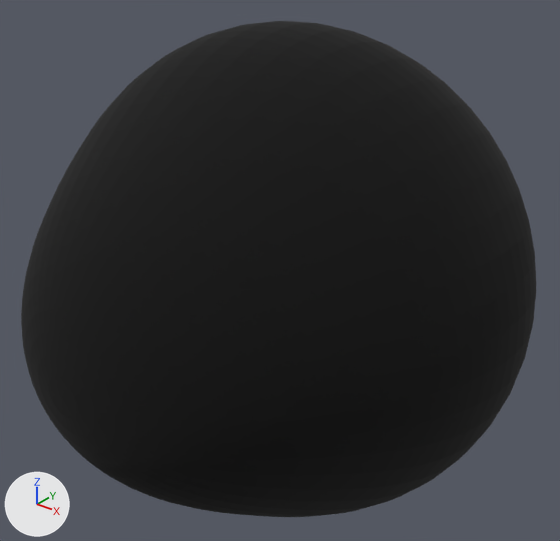
Two versions of the glTF model nuclear_shape.gltf, one commit apart.
Rendered twice from a 50 mm lens placed at (10.14, -12.76, 8.03), pointed at (0.01, -0.1, 0.19). The lights are fixed; the arrows at lower left show +X, +Y and +Z. Where no turn or scale is listed for an object, it has been applied to the vertices.

Before the edit, the objects in view are built like this:
```python
mat_material_0 = bpy.data.materials.new('Material_0')
mat_material_0.use_nodes = True; mat_material_0.node_tree.nodes.clear()
_N = mat_material_0.node_tree.nodes; _L = mat_material_0.node_tree.links
n0 = _N.new('ShaderNodeBsdfPrincipled'); n0.name = 'Principled BSDF'
n0.inputs[2].default_value = 1.0  # 'Roughness'
n1 = _N.new('ShaderNodeOutputMaterial'); n1.name = 'Material Output'
n2 = _N.new('ShaderNodeMix'); n2.name = 'Mix'
n2.data_type = 'RGBA'
n2.blend_type = 'MULTIPLY'
n2.inputs[0].default_value = 1.0  # 'Factor'
n2.inputs[7].default_value = (0.0, 0.0, 0.0, 1.0)  # 'B', black #000000
n3 = _N.new('ShaderNodeVertexColor'); n3.name = 'Color Attribute'
_L.new(n0.outputs[0], n1.inputs[0])  # 'BSDF' to 'Surface'
_L.new(n2.outputs[2], n0.inputs[0])  # 'Result' to 'Base Color'
_L.new(n3.outputs[0], n2.inputs[6])  # 'Color' to 'A'
me_mesh0 = bpy.data.meshes.new('mesh0')
me_mesh0.from_pydata(...)  # 2451 vertices, 4753 faces; spans x -5.65..5.66, y -6.28..5.83, z -5.66..5.66
me_mesh0.materials.append(mat_material_0)
ob_mesh0 = bpy.data.objects.new('mesh0', me_mesh0)
ob_mesh0.location = (0.0, 0.0, 0.0)
```
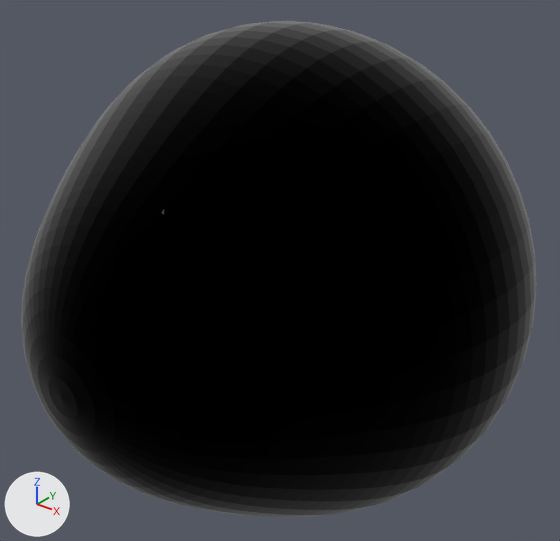
Patch to the scene script:
```diff
--- a/nuclear_shape.gltf.py
+++ b/nuclear_shape.gltf.py
@@ mat_material_0 @@
 n0 = _N.new('ShaderNodeBsdfPrincipled'); n0.name = 'Principled BSDF'
-n0.inputs[2].default_value = 1.0  # 'Roughness'
+n0.inputs[2].default_value = 0.0  # 'Roughness'
+n0.inputs[1].default_value = 1.0  # 'Metallic'
 n1 = _N.new('ShaderNodeOutputMaterial'); n1.name = 'Material Output'
```

Boxes [x1, y1, x2, y2] around the edits, measured in the pictures (560 x 541 px):
'mesh0', surface changed
    both: [21, 21, 536, 517]
